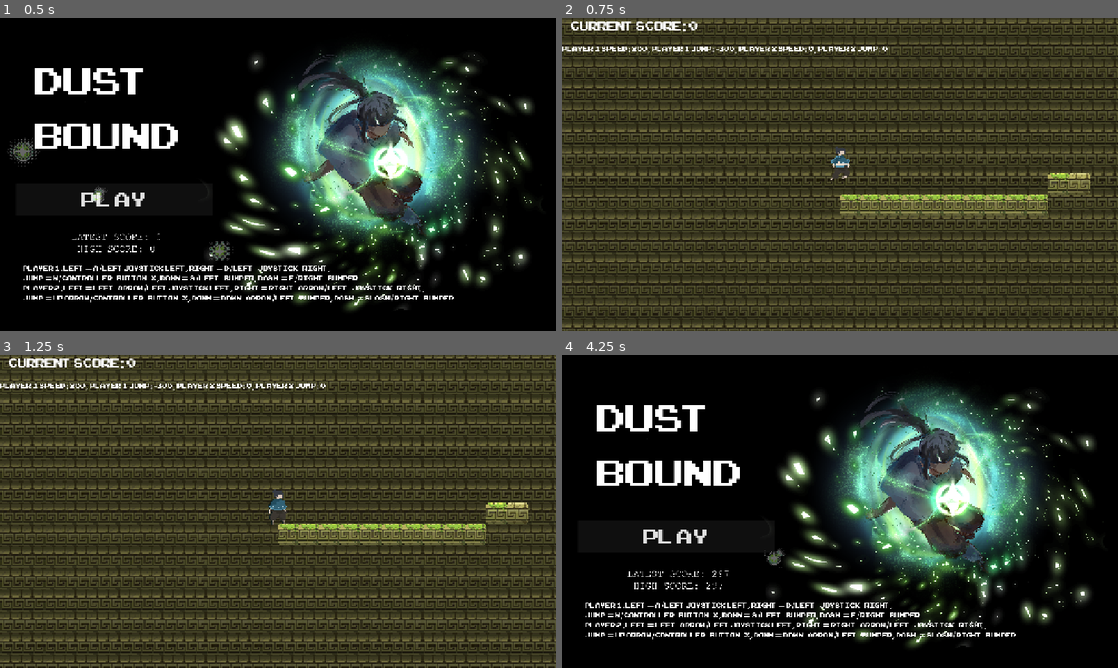
Above: before the commit, frames 1-4 (two rows, left to right).
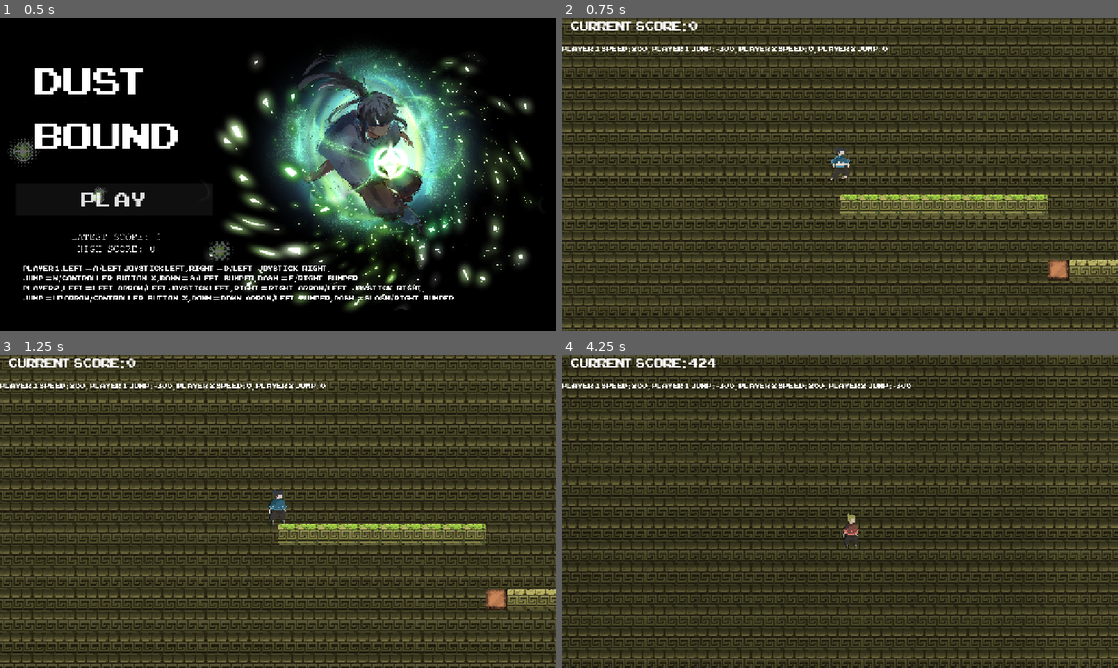
Above: after the commit, the same moments.

Repository: logan03109/second-jame-gam
Game: Godot game, scene res://scenes/Menu.tscn
Two runs of this game, one before a commit and one after it. Both use one fixed random seed, a clock stepped at 60 frames per second and the inputs below. Sound files missing from this copy of the repository are replaced by a short silence.
Inputs (mouse positions are in pixels of both pictures, inside the frame that each line leads up to):
- Up to frame 1 (0.5 s): no input
- Up to frame 2 (0.75 s): click "PLAY" at 0.5 s
- Up to frame 3 (1.25 s): no input
- Up to frame 4 (4.25 s): tap Enter at 1.25 s; move the mouse to (962, 495) at 1.27 s; hold D (p1_right) 1.28-2.78 s; tap F (p1_dash) at 1.35 s; click (962, 495) at 1.42 s; tap W (p1_jump) at 1.52, 2.27, 3.77 s; move the mouse to (728, 527) at 2.02 s; tap / (p2_dash) at 2.1 s; move the mouse to (895, 442) at 2.77 s; hold A (p1_left) 2.78-3.53 s; tap Down (p2_down) at 2.85 s; move the mouse to (812, 574) at 3.52 s; hold D (p1_right) from 3.53 s (still down); tap L (p2_join) at 3.6 s; click (812, 574) at 3.67 s

Frame 1 is identical in both runs. In frame 2, 1.0% of the frame differs, in the area x 87-100%, y 49-84%; in frame 3, 1.1%; in frame 4, 94%, in the area x 0-100%, y 0-100%.

Commit message:
maybe bug fixes idk atp

Diff:
--- a/scenes/GDRTchunk.tscn
+++ b/scenes/GDRTchunk.tscn
@@ -1,6 +1,6 @@
 [gd_scene format=3 uid="uid://k7kjauguij8p"]
 
-[ext_resource type="Script" uid="uid://br4e4q32qgo37" path="res://scripts/scene_scripts/chunk_5.gd" id="1_5ivmx"]
+[ext_resource type="Script" uid="uid://bb43tt1nlu7c7" path="res://scripts/scene_scripts/gdr_tchunk.gd" id="1_5ivmx"]
 [ext_resource type="Texture2D" uid="uid://b8ei0qxkov3pa" path="res://assets/Screenshot 2026-06-04 113736.png" id="2_s0oe7"]
 [ext_resource type="Texture2D" uid="uid://bujd5gs24k1tu" path="res://assets/gd block second.png" id="3_2kqwp"]
 [ext_resource type="Texture2D" uid="uid://cmd4j5s1ga6en" path="res://assets/tile 4 decayed.png" id="4_exgqf"]
--- a/scenes/Main.tscn
+++ b/scenes/Main.tscn
@@ -23,7 +23,6 @@
 start_chunk = ExtResource("3_vcsgt")
 crack_texture = ExtResource("8_bjd11")
 crack_texture_2 = ExtResource("9_mwfav")
-debug_force_chunk = ExtResource("4_nxtc6")
 
 [node name="GameCamera" type="Camera2D" parent="." unique_id=982389235]
 position_smoothing_enabled = true
--- a/scenes/distortion_chunk_3.tscn
+++ b/scenes/distortion_chunk_3.tscn
@@ -4,7 +4,7 @@
 [ext_resource type="Texture2D" uid="uid://rw003wb3l6jy" path="res://assets/stone tile dark.png" id="2_1n4m4"]
 [ext_resource type="Texture2D" uid="uid://ci0vubrwyojin" path="res://assets/grass stone tile.png" id="3_yf6k7"]
 [ext_resource type="Texture2D" uid="uid://h2rm05jn4hxo" path="res://assets/tile 3 decayed.png" id="4_qm216"]
-[ext_resource type="Script" uid="uid://bm0e3jbbob0av" path="res://scenes/portal_2.gd" id="5_yf6k7"]
+[ext_resource type="Script" uid="uid://bm0e3jbbob0av" path="res://scripts/portal_2.gd" id="5_yf6k7"]
 [ext_resource type="Texture2D" uid="uid://tj7rkxcbvgtc" path="res://assets/pixil-frame-0.png" id="6_qm216"]
 
 [sub_resource type="TileSetAtlasSource" id="TileSetAtlasSource_8875b"]
--- a/scripts/scene_scripts/chunk_5.gd
+++ b/scripts/scene_scripts/chunk_5.gd
@@ -1,2 +1,2 @@
 extends Node2D
-@export var chunk_decay_speed := 50.0
+@export var chunk_decay_speed := 200.0
--- /dev/null
+++ b/scripts/scene_scripts/gdr_tchunk.gd
@@ -0,0 +1,2 @@
+extends Node2D
+@export var chunk_decay_speed := 50.0
Not shown, changed: scripts/export_presets.cfg
Renamed: global.gd -> scripts/global.gd
Renamed: global.gd.uid -> scripts/global.gd.uid
Renamed: scenes/portal_2.gd -> scripts/portal_2.gd
Renamed: scenes/portal_2.gd.uid -> scripts/portal_2.gd.uid
Not shown, added: scripts/scene_scripts/gdr_tchunk.gd.uid
